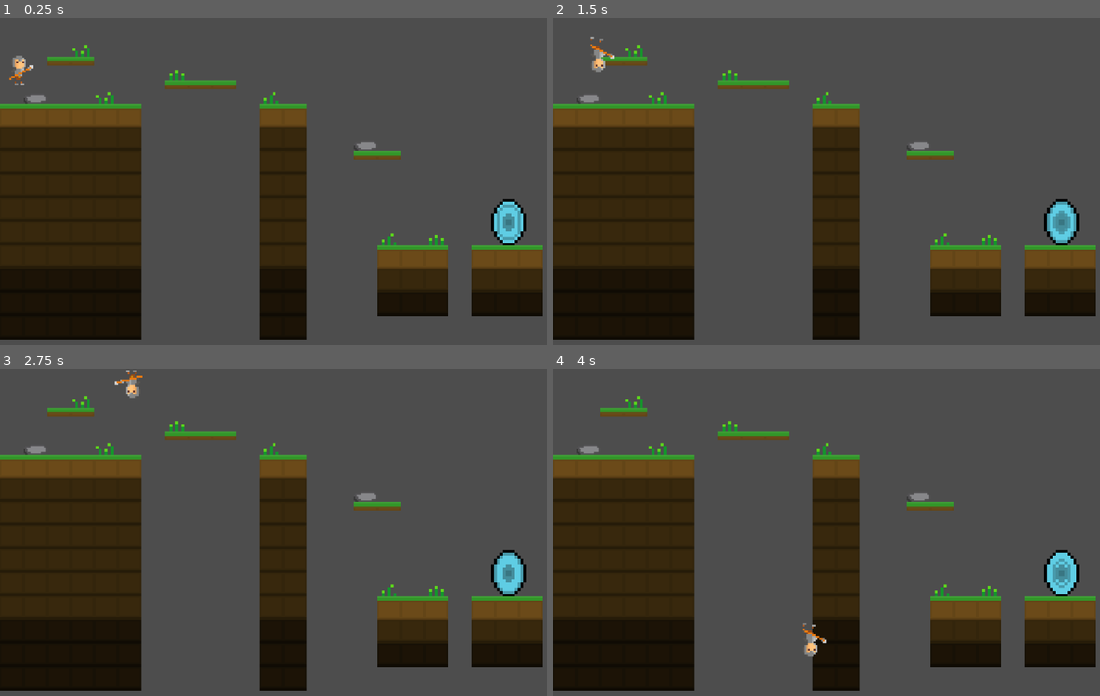
Above: before the commit, frames 1-4 (two rows, left to right).
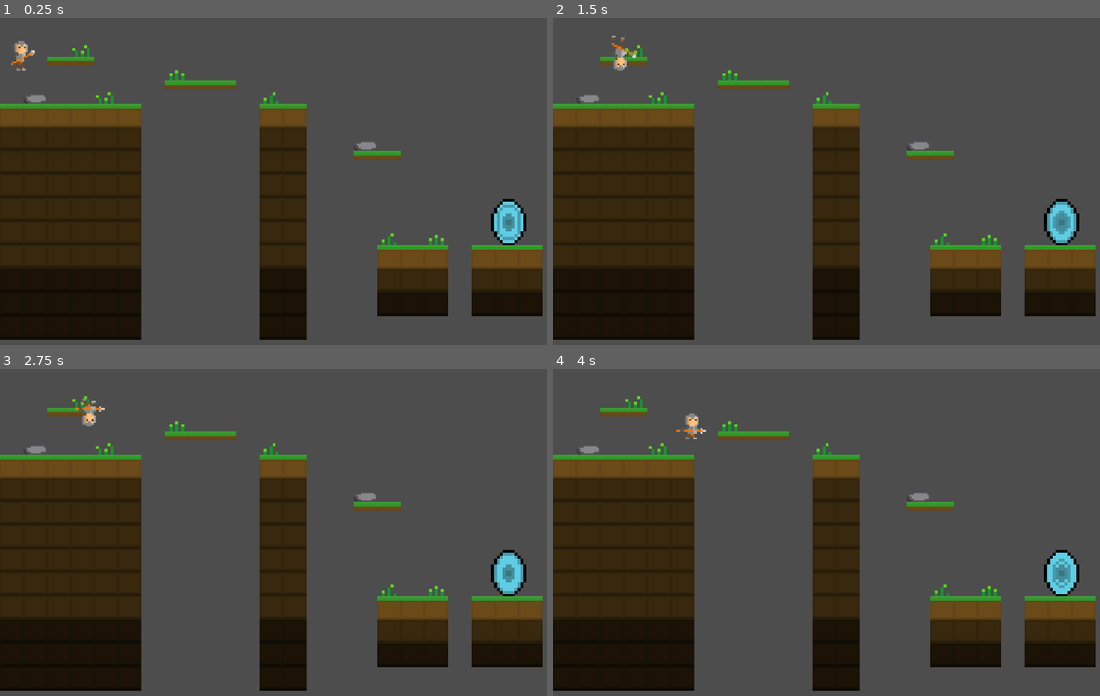
Above: after the commit, the same moments.

Repository: KindaBoringHere/puzzle-platformer
Game: Godot game, scene res://scenes/test.tscn
Same seed, same stepped clock (60 frames per second), same inputs: the game is played once before the commit and once after it.
Inputs:
- Up to frame 1 (0.25 s): no input
- Up to frame 2 (1.5 s): hold Right (ui_right) from 0.53 s (still down); tap G (attack) at 0.6 s; tap H (gravity) at 0.8, 1.35 s
- Up to frame 3 (2.75 s): tap G (attack) at 1.55, 2.1 s; release Right (ui_right) at 2.03 s; hold Left (ui_left) from 2.03 s (still down); tap H (gravity) at 2.3 s
- Up to frame 4 (4 s): release Left (ui_left) at 2.78 s; hold Right (ui_right) from 2.78 s (still down); tap H (gravity) at 2.85, 3.8 s; tap G (attack) at 3.05, 3.6 s

The runs differ from the first frame. In frame 1, 0.3% of the frame differs, in the area x 1-7%, y 6-21%; in frame 2, 0.4%; in frame 3, 0.4%, in the area x 13-27%, y 0-18%; in frame 4, 0.4%.

Commit message:
sprite change
i changed the sprite but only for half
still need to do reset and run,
let me know if i should change attack

Diff:
--- a/scenes/player.gd
+++ b/scenes/player.gd
@@ -16,12 +16,11 @@
 		if gravity_direction == "up":
 			gravity_direction = "down"
 			$sprite.flip_v = false
-			$hitbox.position.y = 7.25
 			up_direction = Vector2(0, -1)
 		elif gravity_direction == "down":
 			gravity_direction = "up"
 			$sprite.flip_v = true
-			$hitbox.position.y = -8
+
 			up_direction = Vector2(0, 1)
 
 	# Apply gravity
--- a/scenes/player.tscn
+++ b/scenes/player.tscn
@@ -34,84 +34,172 @@
 [ext_resource type="Texture2D" uid="uid://cnmmdffrgfelo" path="res://Spearman/Run/Spearman_run9.png" id="31_feo6a"]
 [ext_resource type="Texture2D" uid="uid://d4dggnnsv23wl" path="res://Spearman/Run/Spearman_run10.png" id="32_klja3"]
 
+[sub_resource type="AtlasTexture" id="AtlasTexture_hw7es"]
+atlas = ExtResource("1_4f3l5")
+region = Rect2(6, 14, 14, 18)
+
+[sub_resource type="AtlasTexture" id="AtlasTexture_u7i7b"]
+atlas = ExtResource("2_ynlm1")
+region = Rect2(4, 14, 15, 18)
+
+[sub_resource type="AtlasTexture" id="AtlasTexture_b6uny"]
+atlas = ExtResource("3_kjmpf")
+region = Rect2(4, 13, 16, 19)
+
+[sub_resource type="AtlasTexture" id="AtlasTexture_cark3"]
+atlas = ExtResource("4_37vsb")
+region = Rect2(4, 13, 17, 19)
+
+[sub_resource type="AtlasTexture" id="AtlasTexture_hvq4c"]
+atlas = ExtResource("5_q27b4")
+region = Rect2(5, 13, 17, 19)
+
+[sub_resource type="AtlasTexture" id="AtlasTexture_24aql"]
+atlas = ExtResource("6_vpsrh")
+region = Rect2(7, 13, 25, 19)
+
+[sub_resource type="AtlasTexture" id="AtlasTexture_ewe0e"]
+atlas = ExtResource("7_j1w8a")
+region = Rect2(7, 13, 25, 19)
+
+[sub_resource type="AtlasTexture" id="AtlasTexture_pm31d"]
+atlas = ExtResource("8_rx0v0")
+region = Rect2(7, 13, 18, 19)
+
+[sub_resource type="AtlasTexture" id="AtlasTexture_um3ta"]
+atlas = ExtResource("9_avthe")
+region = Rect2(7, 13, 18, 19)
+
+[sub_resource type="AtlasTexture" id="AtlasTexture_wyydk"]
+atlas = ExtResource("10_tmmvy")
+region = Rect2(7, 13, 18, 19)
+
+[sub_resource type="AtlasTexture" id="AtlasTexture_dm7i0"]
+atlas = ExtResource("11_12ksr")
+region = Rect2(1, 13, 19, 19)
+
+[sub_resource type="AtlasTexture" id="AtlasTexture_0kokt"]
+atlas = ExtResource("12_q2qsc")
+region = Rect2(1, 13, 19, 19)
+
+[sub_resource type="AtlasTexture" id="AtlasTexture_v4ivt"]
+atlas = ExtResource("13_nq5b3")
+region = Rect2(1, 13, 19, 19)
+
+[sub_resource type="AtlasTexture" id="AtlasTexture_4lrqa"]
+atlas = ExtResource("14_iwj0o")
+region = Rect2(1, 13, 19, 19)
+
+[sub_resource type="AtlasTexture" id="AtlasTexture_yg1l6"]
+atlas = ExtResource("15_kkyyx")
+region = Rect2(1, 13, 20, 19)
+
+[sub_resource type="AtlasTexture" id="AtlasTexture_7cujf"]
+atlas = ExtResource("16_xy1ym")
+region = Rect2(1, 13, 20, 19)
+
+[sub_resource type="AtlasTexture" id="AtlasTexture_dy2en"]
+atlas = ExtResource("17_g4tli")
+region = Rect2(1, 13, 20, 19)
+
+[sub_resource type="AtlasTexture" id="AtlasTexture_5tnpg"]
+atlas = ExtResource("18_dg0yu")
+region = Rect2(6, 14, 14, 18)
+
+[sub_resource type="AtlasTexture" id="AtlasTexture_hcr7k"]
+atlas = ExtResource("19_pqlqj")
+region = Rect2(6, 14, 14, 18)
+
+[sub_resource type="AtlasTexture" id="AtlasTexture_fnh5c"]
+atlas = ExtResource("20_pcxqc")
+region = Rect2(6, 14, 14, 18)
+
+[sub_resource type="AtlasTexture" id="AtlasTexture_g0jfx"]
+atlas = ExtResource("21_5vwn8")
+region = Rect2(6, 14, 14, 18)
+
+[sub_resource type="AtlasTexture" id="AtlasTexture_wnqbr"]
+atlas = ExtResource("22_chyd0")
+region = Rect2(6, 14, 14, 18)
+
 [sub_resource type="SpriteFrames" id="SpriteFrames_4x6r6"]
 animations = [{
 "frames": [{
 "duration": 1.0,
-"texture": ExtResource("1_4f3l5")
-}, {
-"duration": 1.0,
-"texture": ExtResource("2_ynlm1")
-}, {
-"duration": 1.0,
-"texture": ExtResource("3_kjmpf")
-}, {
-"duration": 1.0,
-"texture": ExtResource("4_37vsb")
-}, {
-"duration": 1.0,
-"texture": ExtResource("5_q27b4")
-}, {
-"duration": 1.0,
-"texture": ExtResource("6_vpsrh")
-}, {
-"duration": 1.0,
-"texture": ExtResource("7_j1w8a")
-}, {
-"duration": 1.0,
-"texture": ExtResource("8_rx0v0")
-}, {
-"duration": 1.0,
-"texture": ExtResource("9_avthe")
-}, {
-"duration": 1.0,
-"texture": ExtResource("10_tmmvy")
-}],
-"loop": false,
+"texture": SubResource("AtlasTexture_hw7es")
+}, {
+"duration": 1.0,
+"texture": SubResource("AtlasTexture_u7i7b")
+}, {
+"duration": 1.0,
+"texture": SubResource("AtlasTexture_b6uny")
+}, {
+"duration": 1.0,
+"texture": SubResource("AtlasTexture_cark3")
+}, {
+"duration": 1.0,
+"texture": SubResource("AtlasTexture_hvq4c")
+}, {
+"duration": 1.0,
+"texture": SubResource("AtlasTexture_24aql")
+}, {
+"duration": 1.0,
+"texture": SubResource("AtlasTexture_ewe0e")
+}, {
+"duration": 1.0,
+"texture": SubResource("AtlasTexture_pm31d")
+}, {
+"duration": 1.0,
+"texture": SubResource("AtlasTexture_um3ta")
+}, {
+"duration": 1.0,
+"texture": SubResource("AtlasTexture_wyydk")
+}],
+"loop": true,
 "name": &"attack",
-"speed": 5.0
-}, {
-"frames": [{
-"duration": 1.0,
-"texture": ExtResource("11_12ksr")
-}, {
-"duration": 1.0,
-"texture": ExtResource("12_q2qsc")
-}, {
-"duration": 1.0,
-"texture": ExtResource("13_nq5b3")
-}, {
-"duration": 1.0,
-"texture": ExtResource("14_iwj0o")
-}, {
-"duration": 1.0,
-"texture": ExtResource("15_kkyyx")
-}, {
-"duration": 1.0,
-"texture": ExtResource("16_xy1ym")
-}, {
-"duration": 1.0,
-"texture": ExtResource("17_g4tli")
-}],
-"loop": false,
+"speed": 1.0
+}, {
+"frames": [{
+"duration": 1.0,
+"texture": SubResource("AtlasTexture_dm7i0")
+}, {
+"duration": 1.0,
+"texture": SubResource("AtlasTexture_0kokt")
+}, {
+"duration": 1.0,
+"texture": SubResource("AtlasTexture_v4ivt")
+}, {
+"duration": 1.0,
+"texture": SubResource("AtlasTexture_4lrqa")
+}, {
+"duration": 1.0,
+"texture": SubResource("AtlasTexture_yg1l6")
+}, {
+"duration": 1.0,
+"texture": SubResource("AtlasTexture_7cujf")
+}, {
+"duration": 1.0,
+"texture": SubResource("AtlasTexture_dy2en")
+}],
+"loop": true,
 "name": &"death",
 "speed": 3.0
 }, {
 "frames": [{
 "duration": 1.0,
-"texture": ExtResource("18_dg0yu")
-}, {
-"duration": 1.0,
-"texture": ExtResource("19_pqlqj")
-}, {
-"duration": 1.0,
-"texture": ExtResource("20_pcxqc")
-}, {
-"duration": 1.0,
-"texture": ExtResource("21_5vwn8")
-}, {
-"duration": 1.0,
-"texture": ExtResource("22_chyd0")
+"texture": SubResource("AtlasTexture_5tnpg")
+}, {
+"duration": 1.0,
+"texture": SubResource("AtlasTexture_hcr7k")
+}, {
+"duration": 1.0,
+"texture": SubResource("AtlasTexture_fnh5c")
+}, {
+"duration": 1.0,
+"texture": SubResource("AtlasTexture_g0jfx")
+}, {
+"duration": 1.0,
+"texture": SubResource("AtlasTexture_wnqbr")
 }],
 "loop": true,
 "name": &"idle",
@@ -169,13 +257,16 @@
 script = ExtResource("1_31d0t")
 
 [node name="sprite" type="AnimatedSprite2D" parent="."]
+position = Vector2(1, -8)
 sprite_frames = SubResource("SpriteFrames_4x6r6")
-animation = &"idle"
+animation = &"death"
+frame = 3
+frame_progress = 0.638026
 speed_scale = 3.0
 offset = Vector2(3, 0)
 
 [node name="hitbox" type="CollisionShape2D" parent="."]
-position = Vector2(-1, 8)
+position = Vector2(3, 1)
 shape = SubResource("RectangleShape2D_48swi")
 
 [node name="attack_animation_duration" type="Timer" parent="."]
Not shown: 1 places in scenes/player.tscn that only renumber resources
